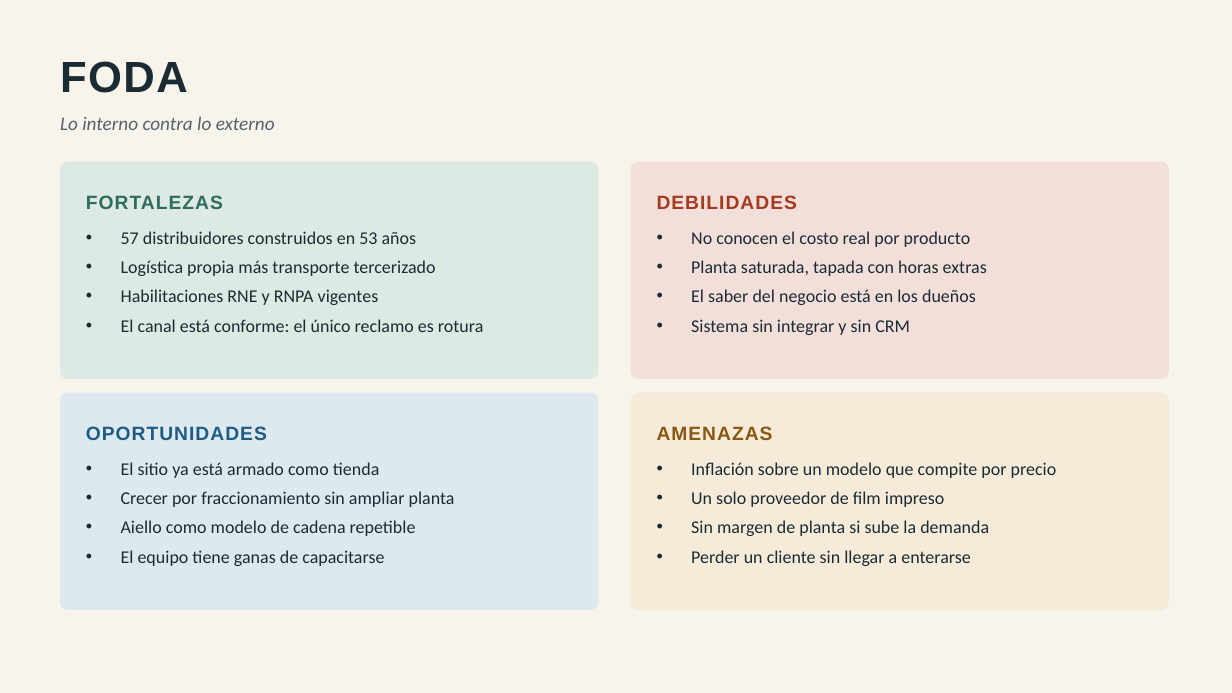
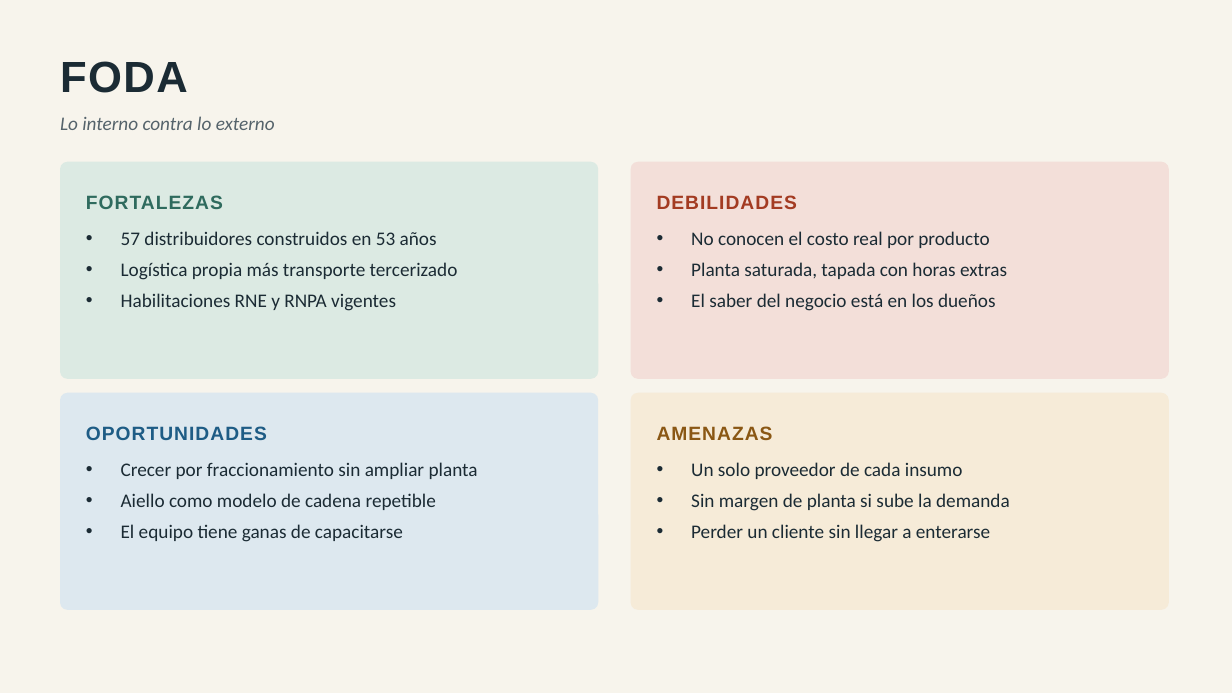
Before and after one commit to emisorato1/gestion-gerencial-2026, a slide deck: slide 5 of Material Campus/Proyecto Final/Proyecto/Entrega/Presentación TP Final Parte 1 - Dulxelitos.pptx. Drawn at 1232x693 pixels with LibreOffice and Linux fonts; fonts in the diff are those of the drawing. Boxes give left, top, right and bottom in pixels: in the first picture for what was removed or moved away, otherwise in the second. Text is boxed around its words. In the diff, an @@ line names an element or a change of style, - is before the commit and + after.

```diff
--- a/Material Campus/Proyecto Final/Proyecto/Entrega/Presentación TP Final Parte 1 - Dulxelitos.pptx
+++ b/Material Campus/Proyecto Final/Proyecto/Entrega/Presentación TP Final Parte 1 - Dulxelitos.pptx
@@ size 14 to 15 pt in 3 elements at [691, 231, 1007, 311], [121, 462, 478, 542], [121, 231, 458, 311] @@
@@ text at [121, 319, 483, 332]: paragraph removed @@
-• El canal está conforme: el único reclamo es rotura
@@ text at [691, 319, 910, 335]: paragraph removed @@
-• Sistema sin integrar y sin CRM
@@ text at [121, 462, 379, 478]: paragraph removed @@
-• El sitio ya está armado como tienda
@@ text at [691, 462, 963, 479]: text changed; size 14 to 15 pt @@
-• Inflación sobre un modelo que compite por precio
-• Un solo proveedor de film impreso
+• Un solo proveedor de cada insumo
@@ text at [691, 493, 1010, 542]: size 14 to 15 pt in "Sin margen de planta si sube la ...", "Perder un cliente sin llegar a enterarse" @@
```
Also in this commit, not shown: 6 other slides changed, 1 slide removed, 1 other file.
